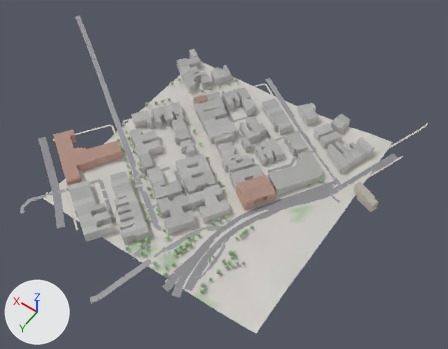
The glTF model game/world/tile_-8_-3.glb, before and after one commit.
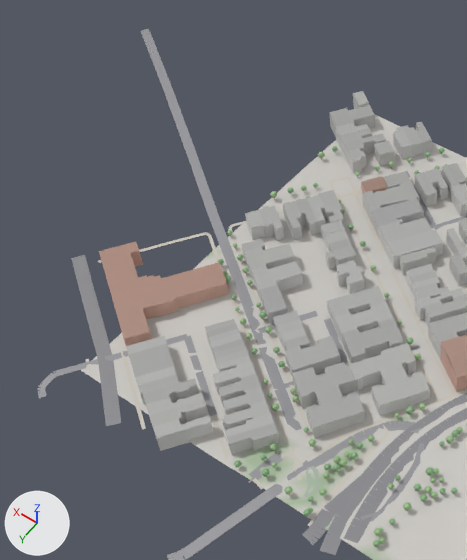
The first picture shows the older version from a 50 mm camera at (-2152.0, 960.0, 540.0) aimed at (-1916.0, 630.0, 21.0). The close-ups show the older and then the newer version on the part from 0% to 56% of the width and 0% to 86% of the height of that picture. Only the edits that show in the close-ups are written down. Lighting does not change. The marker at lower left points along +X, +Y and +Z. Where no turn or scale is listed for an object, it has been applied to the vertices.

Names of what the first close-up shows: 'buildings', 'props', 'roads', 'terrain'.
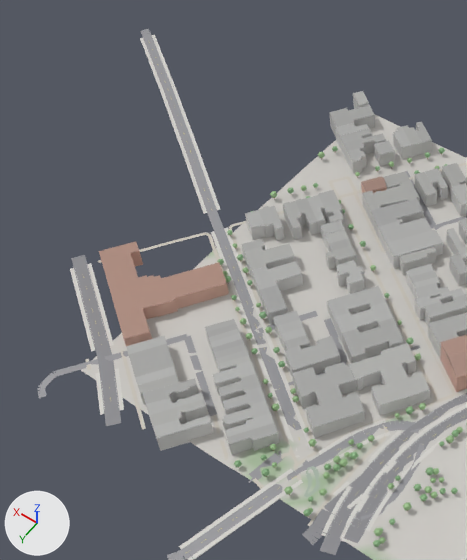
Patch to the scene script:
```diff
--- a/game/world/tile_-8_-3.glb.py
+++ b/game/world/tile_-8_-3.glb.py
@@ mat_defaultmaterial_004 @@
+mat_defaultmaterial_004 = bpy.data.materials.new('DefaultMaterial.004')
+mat_defaultmaterial_004.use_nodes = True; mat_defaultmaterial_004.node_tree.nodes.clear()
+_N = mat_defaultmaterial_004.node_tree.nodes; _L = mat_defaultmaterial_004.node_tree.links
+n0 = _N.new('ShaderNodeOutputMaterial'); n0.name = 'Material Output'
+n1 = _N.new('ShaderNodeBsdfPrincipled'); n1.name = 'Principled BSDF'
+n2 = _N.new('ShaderNodeVertexColor'); n2.name = 'Color Attribute'
+_L.new(n1.outputs[0], n0.inputs[0])  # 'BSDF' to 'Surface'
+_L.new(n2.outputs[0], n1.inputs[0])  # 'Color' to 'Base Color'
@@ me_roadmarks @@
+me_roadmarks.from_pydata(...)  # 1126 vertices, 578 faces; spans x -2059.0..-1626.0, y 498.0..816.0, z 32.0..50.0
+me_roadmarks.materials.append(mat_defaultmaterial_004)
@@ me_sidewalks @@
+me_sidewalks.from_pydata(...)  # 1564 vertices, 1320 faces; spans x -2062.0..-1620.0, y 492.0..819.0, z 32.0..50.0
+me_sidewalks.materials.append(mat_defaultmaterial_003)
@@ ob_roadmarks @@
+ob_roadmarks = bpy.data.objects.new('roadmarks', me_roadmarks)
+ob_roadmarks.location = (0.0, 0.0, 0.0)
@@ ob_sidewalks @@
+ob_sidewalks = bpy.data.objects.new('sidewalks', me_sidewalks)
+ob_sidewalks.location = (0.0, 0.0, 0.0)
```

Location of each change, (x1, y1, x2, y2) in pixels of the close-ups (467 x 560 px):
'sidewalks', added: after (70, 35, 467, 560)
'roadmarks', added: after (76, 42, 460, 552)
'paths', unchanged, uncovered by the edit: after (85, 162, 467, 526)
